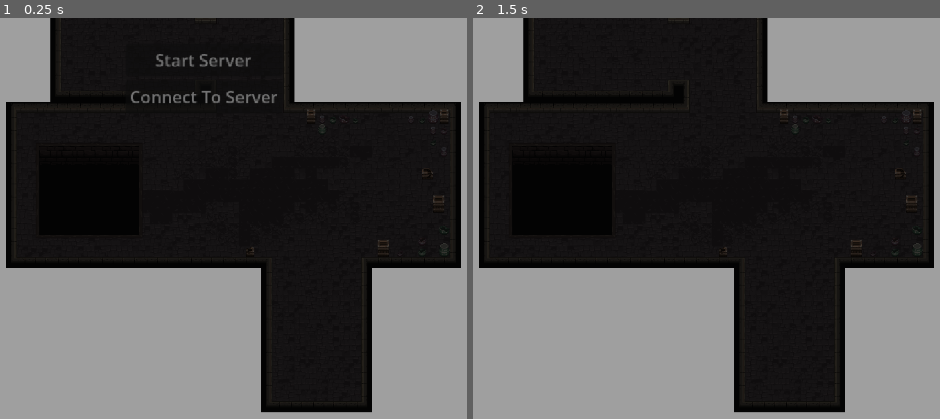
Above: before the commit, frames 1-2 (left to right).
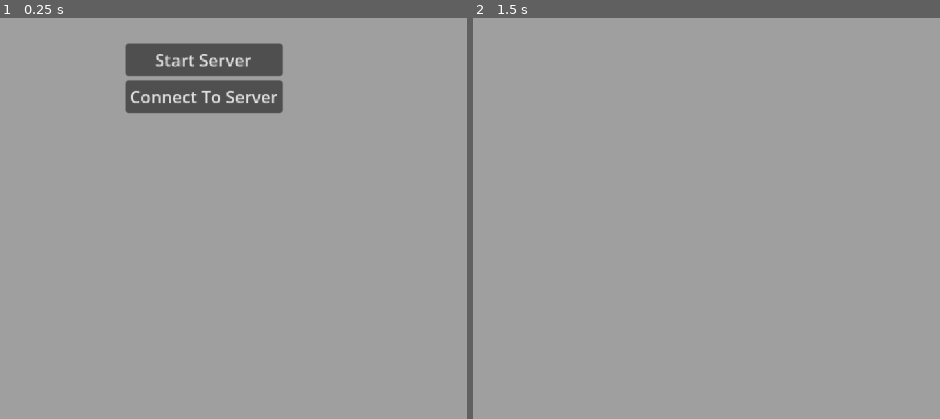
Above: after the commit, the same moments.

Repository: EliGrassi/Dungeon
Game: Godot game, scene res://scenes/main.tscn
The game is run twice, just before and just after one commit, with the same random seed, the same clock (stepped at 60 frames per second) and the same inputs.
Inputs:
- Up to frame 1 (0.25 s): no input
- Up to frame 2 (1.5 s): tap Enter at 0.5 s; hold Right (ui_right) 0.53-1.25 s; click "Start Server" at 1.25 s

The runs differ from the first frame. In frame 1, 60% of the frame differs, in the area x 1-99%, y 0-99%; in frame 2, 60%.

Commit message:
started working on scene managing for the server/clients. need to do more research and actually make it functional

Diff:
--- a/scenes/Spawn_Area.tscn
+++ b/scenes/Spawn_Area.tscn
@@ -1,6 +1,7 @@
 [gd_scene format=4 uid="uid://cberqe5705613"]
 
 [ext_resource type="TileSet" uid="uid://bcteuhik0cghc" path="res://tilesets/dungeon_1.tres" id="1_08sed"]
+[ext_resource type="Script" uid="uid://b0ugtlffltwt2" path="res://scripts/area_instance.gd" id="1_jvmc8"]
 [ext_resource type="Script" uid="uid://b5y4od832eyv3" path="res://scripts/canvas_modulate.gd" id="2_xpga0"]
 [ext_resource type="PackedScene" uid="uid://cyctae6pxps5y" path="res://scenes/proximity_text.tscn" id="3_xmewo"]
 
@@ -8,6 +9,7 @@
 size = Vector2(109, 55)
 
 [node name="SpawnArea" type="Node2D" unique_id=847416564]
+script = ExtResource("1_jvmc8")
 
 [node name="Floor" type="TileMapLayer" parent="." unique_id=371123396]
 texture_filter = 1
--- /dev/null
+++ b/scenes/area_instance.tscn
@@ -0,0 +1,6 @@
+[gd_scene format=3 uid="uid://nrmpqh13ue5q"]
+
+[ext_resource type="Script" uid="uid://b0ugtlffltwt2" path="res://scripts/area_instance.gd" id="1_2h8ud"]
+
+[node name="AreaInstance" type="Node" unique_id=1343548759]
+script = ExtResource("1_2h8ud")
--- a/scenes/main.tscn
+++ b/scenes/main.tscn
@@ -19,7 +19,8 @@
 grow_vertical = 1
 scale = Vector2(1.5200014, 1.5200014)
 
-[node name="Node2D" parent="." unique_id=1212540781 instance=ExtResource("2_0wfyh")]
+[node name="Node2D" parent="." unique_id=1212540781 node_paths=PackedStringArray("instance_root") instance=ExtResource("2_0wfyh")]
+default_map = ExtResource("3_sugp2")
+instance_root = NodePath("../Instances")
 
-[node name="SpawnArea" parent="." unique_id=847416564 instance=ExtResource("3_sugp2")]
-position = Vector2(-29, -103)
+[node name="Instances" type="Node" parent="." unique_id=1982334927]
--- /dev/null
+++ b/scripts/area_instance.gd
@@ -0,0 +1,4 @@
+extends Node
+class_name AreaInstance
+
+@export var instance_id: int
--- a/scripts/spawner.gd
+++ b/scripts/spawner.gd
@@ -1,18 +1,44 @@
 extends Node2D
+class_name Spawner
+
+var server_instances: Dictionary[int, Viewport] = {}
 
 @export var player: PackedScene
+@export var default_map: PackedScene
+@export var current_map: AreaInstance
+
+#Stuff for the server
+
+@export var active_viewport_container: SubViewportContainer
+@export var active_viewport: SubViewport
+@export var instance_root: Node
+
 
 
 func _ready() -> void:
+
+	current_map = default_map.instantiate()
+
+	if ServerNetworkHandler.is_server:
+		active_viewport_container = SubViewportContainer.new()
+		active_viewport_container.stretch = true
+		active_viewport = SubViewport.new()
+
+		active_viewport.disable_3d = true
+		active_viewport_container.add_child(active_viewport)
+
+		instance_root.add_child(active_viewport_container)
+		active_viewport.add_child(current_map)
 
 	ClientGlobals.handle_local_id_assignment.connect(spawn_player)
 	ClientGlobals.handle_foreign_id_assignment.connect(spawn_player)
 
 func spawn_player(id: int) -> void:
+
 	var new_player: Node = player.instantiate()
 	if id != ClientGlobals.id:
 		new_player.global_position += Vector2(999,999)
 	new_player.owner_id = id
 	new_player.name = str(id)
 	new_player.global_position = Vector2(600, 300)
-	call_deferred("add_child", new_player)
+	current_map.add_child(new_player)
Not shown, added: scripts/area_instance.gd.uid
